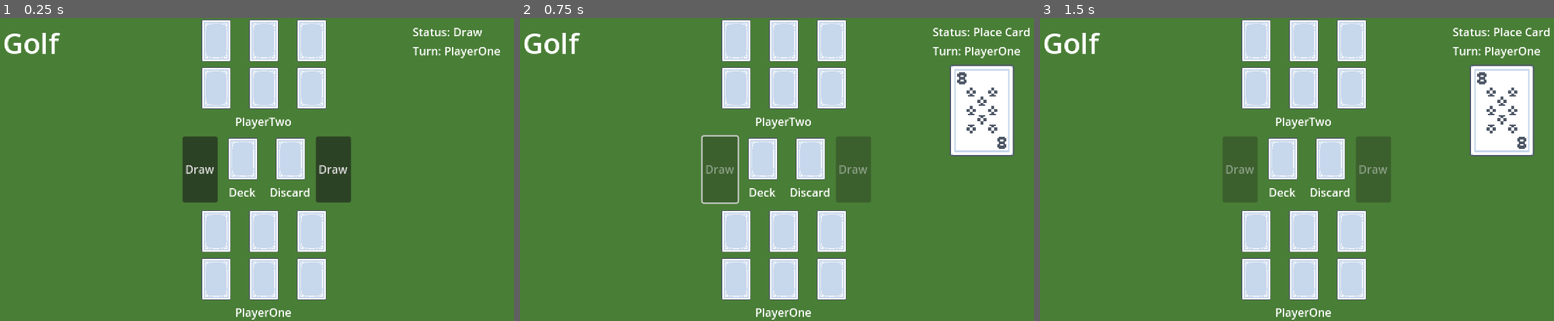
Above: before the commit, frames 1-3 (left to right).
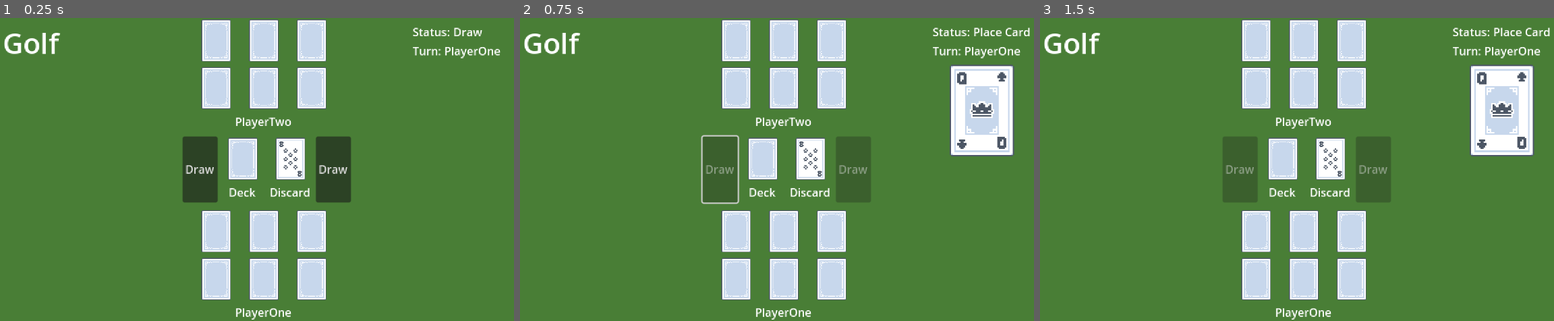
Above: after the commit, the same moments.

Repository: WonkyMic/golf_cards_godot
Game: Godot game, scene res://main.tscn
Same seed, same stepped clock (60 frames per second), same inputs: the game is played once before the commit and once after it.
Inputs (mouse positions are in pixels of both pictures, inside the frame that each line leads up to):
- Up to frame 1 (0.25 s): no input
- Up to frame 2 (0.75 s): click "Draw" at 0.5 s
- Up to frame 3 (1.5 s): click (1281, 157) at 1.27 s

The runs differ from the first frame. In frame 1, 0.5% of the frame differs, in the area x 54-59%, y 40-53%; in frame 2, 1.5%, in the area x 54-95%, y 17-53%; in frame 3, 1.5%.

Commit message:
start game with discard and minor code clean up

Diff:
--- a/DeckAndDiscard.gd
+++ b/DeckAndDiscard.gd
@@ -29,6 +29,8 @@
 	player1.set_starting_hand(player1_cards)
 	print("-- setting player2 --")
 	player2.set_starting_hand(player2_cards)
+
+	discard_card(_new_card())
 
 func discard_card(card):
 	discard_deck.append(card)
--- a/player.gd
+++ b/player.gd
@@ -47,16 +47,10 @@
 	var card6 = $CardContainer/CardRow2/Card6.card_name.right(-1)
 
 	# First Column
-#	print("-- First Column --")
-#	print("Card1 :: " + card1 + " // Card4 :: " + card4)
 	score += _score_column(card1, card4)
 	# Second Column
-#	print("-- Second Column --")
-#	print("Card2 :: " + card2 + " // Card5 :: " + card5)
 	score += _score_column(card2, card5)
 	# Third Column
-#	print("-- Third Column --")
-#	print("Card3 :: " + card3 + " // Card6 :: " + card6)
 	score += _score_column(card3, card6)
 	return score
 
@@ -76,11 +70,6 @@
 	$CardContainer/CardRow2/Card5.set_card_value(hand_of_cards[4])
 	$CardContainer/CardRow2/Card6.set_card_value(hand_of_cards[5])
 
-func bool_to_string(boo):
-	return "true" if boo else "false"
-
-
-# TODO :: is_face_up appears to have a race condition when checking here
 func check_end_game():
 	var is_end_game = false
 
Not shown, changed: assets/License.txt
Not shown, changed: build/golf_cards_godot.pck
